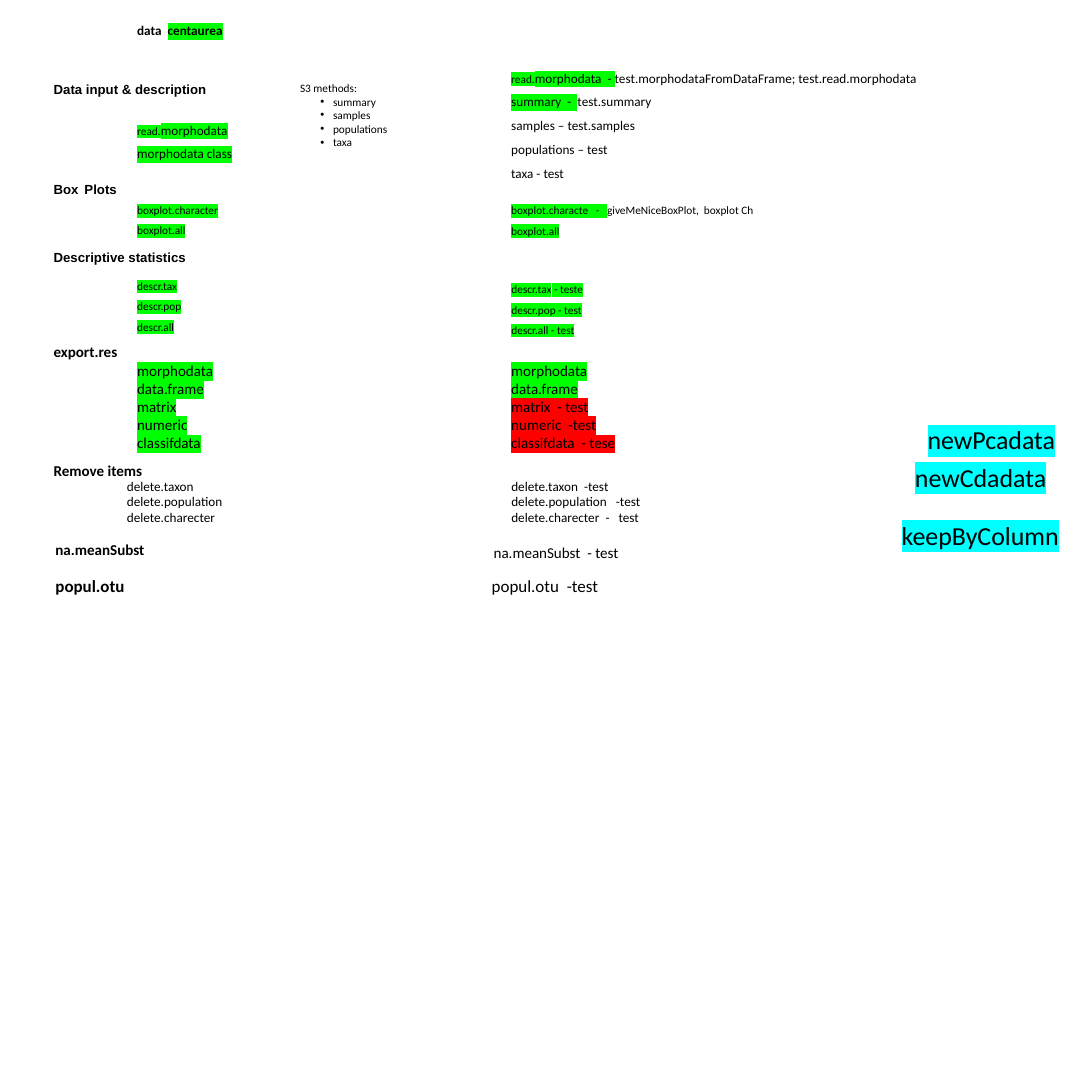
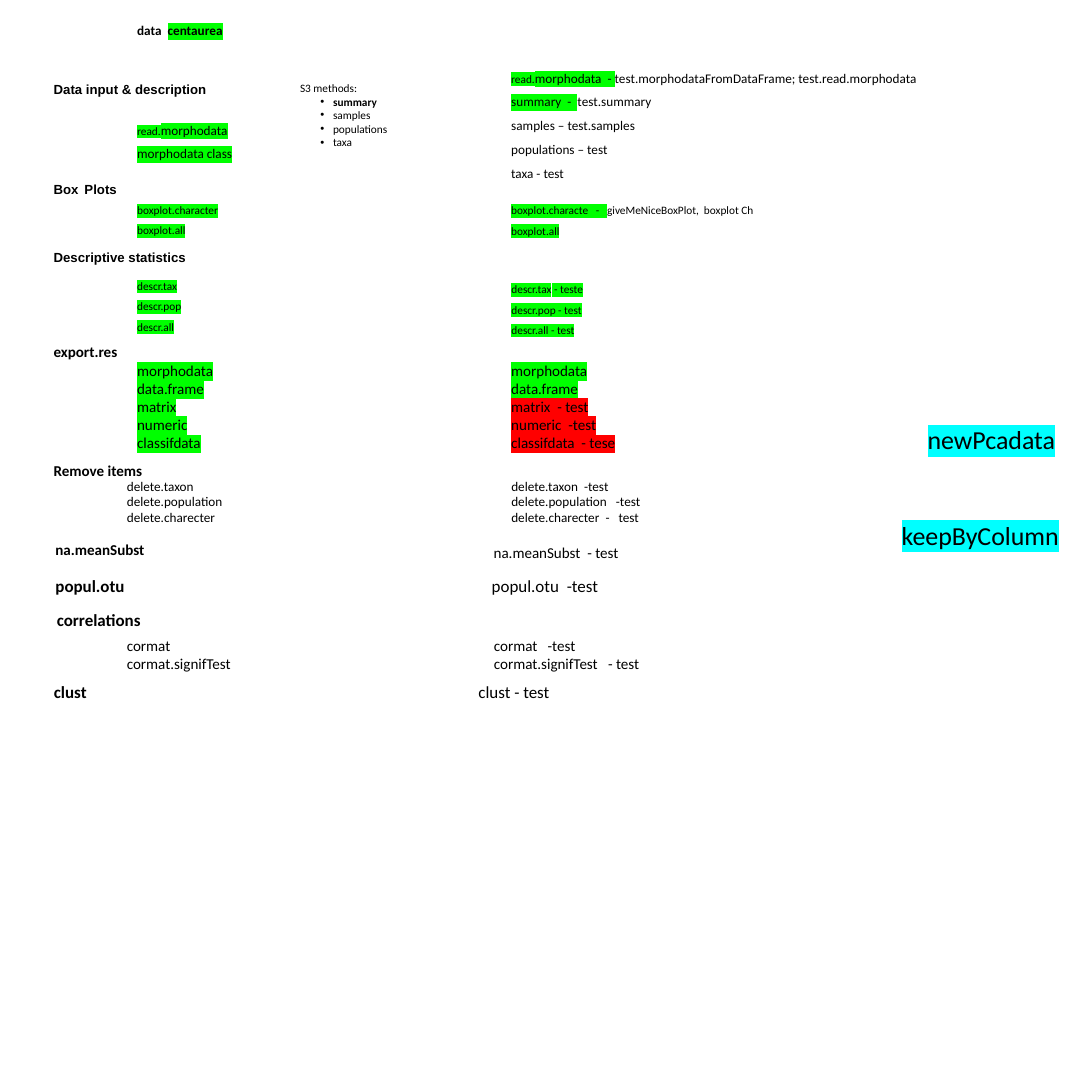
Before and after one commit to MarekSlenker/MorphoTools2, a slide deck: slide 2 of struktura kniznice.pptx. Drawn at 1092x1070 pixels with LibreOffice and Linux fonts; fonts in the diff are those of the drawing. Boxes give left, top, right and bottom in pixels: in the first picture for what was removed or moved away, otherwise in the second. Text is boxed around its words. In the diff, an @@ line names an element or a change of style, - is before the commit and + after.

```diff
--- a/struktura kniznice.pptx
+++ b/struktura kniznice.pptx
@@ text at (333, 100, 377, 108): bold on in "summary" @@
@@ text removed at (915, 469, 1046, 488) @@
-newCdadata
@@ text added at (57, 614, 141, 626), 18 pt, text #000000, bold @@
+correlations
@@ text added at (127, 641, 231, 672), 16 pt, text #000000 @@
+cormat
+cormat.signifTest
@@ text added at (494, 641, 639, 672), 16 pt, text #000000 @@
+cormat -test
+cormat.signifTest - test
@@ text added at (54, 686, 87, 698), 18 pt, text #000000, bold @@
+clust
@@ text added at (478, 686, 549, 698), 18 pt, text #000000 @@
+clust - test
```
Also in this commit, not shown: 1 other slide changed, 1 slide added, 27 other files.
